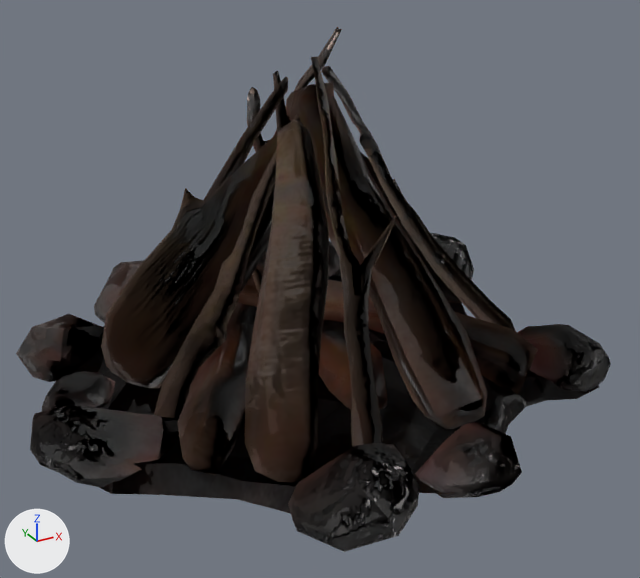
Two versions of the FBX model data/dev/models/bonfire.fbx, one commit apart.
Before and after are seen from a 50 mm lens placed at (-1.51, -2.82, 1.75), pointed at (-0.02, -0.11, 0.39). The axes (+X, +Y, +Z) are drawn at lower left. The lights are the same throughout. The first picture is the older version. Where no turn or scale is listed for an object, it has been applied to the vertices. Vertices at exactly the same position are counted once.

Objects in the first picture: 'Campfire'.
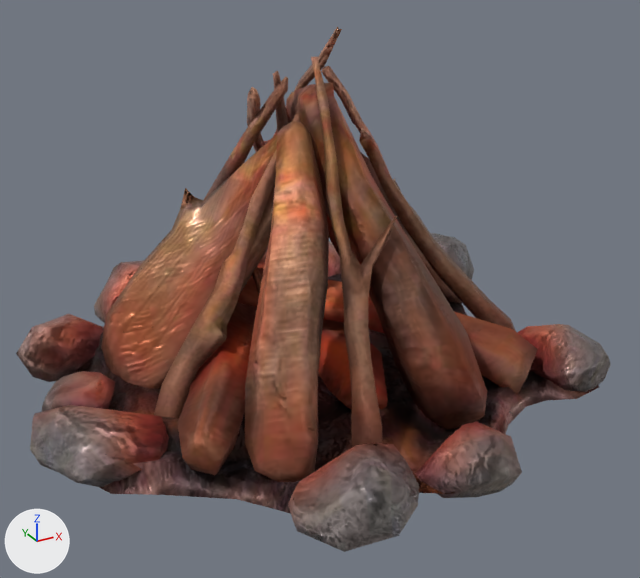
The newer file is also turned or shifted as a whole; pictures and numbers use the older file's frame.

Changed parts and their boxes (x1, y1, x2, y2) in the pictures (640 x 578 px):
'Campfire', surface changed (lighter)
    both: (16, 27, 611, 552)
part 1 of me_mesh_001, recoloured
    both: (16, 85, 579, 494)

The change in detail:
Picture 'bonfire.fbm' (img_bonfire_fbm) is now built by load_image('Campfire_MAT_BaseColor_01.jpg', '_unpacked/Campfire_MAT_BaseColor_01.jpg', 1024, 1024, 'sRGB') instead of load_image('bonfire.fbm', '_unpacked/bonfire.fbm', 1024, 1024, 'Non-Color').
Picture 'Campfire_MAT_Normal_JL.jpg' (img_campfire_mat_normal_jl_jpg) is new.
Picture 'Campfire_MAT_Roughness.jpg' (img_campfire_mat_roughness_jpg) is new.
Material 'Campfire_MAT' (mat_campfire_mat) is new.
Uses the picture img_bonfire_fbm.
Uses the picture img_campfire_mat_normal_jl_jpg.
Uses the picture img_campfire_mat_roughness_jpg.
me_mesh_001 is used by ob_campfire; location (0.0, 0.0, 0.001).
me_mesh_001 had 1548 vertices, 2946 faces and spanned x -1.15..1.14, y -1.1..1.1, z -0.08..1.33.
me_mesh_001 now has 1548 vertices, 1549 faces and spans x -1.15..1.14, y -1.1..1.1, z -0.08..1.33.
me_mesh_001 part 1: 152 faces spanning x -1.15..1.13, y -1.04..1.06, z -0.07..1.23 switch from mat_campfire_mat_001 to mat_campfire_mat.
